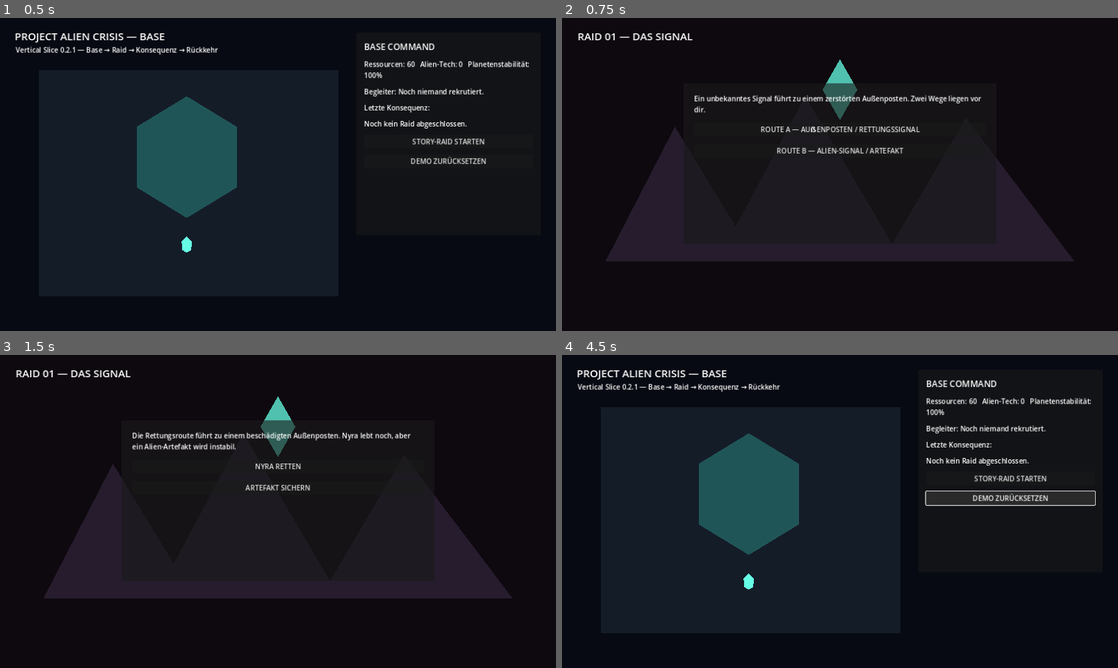
Above: before the commit, frames 1-4 (two rows, left to right).
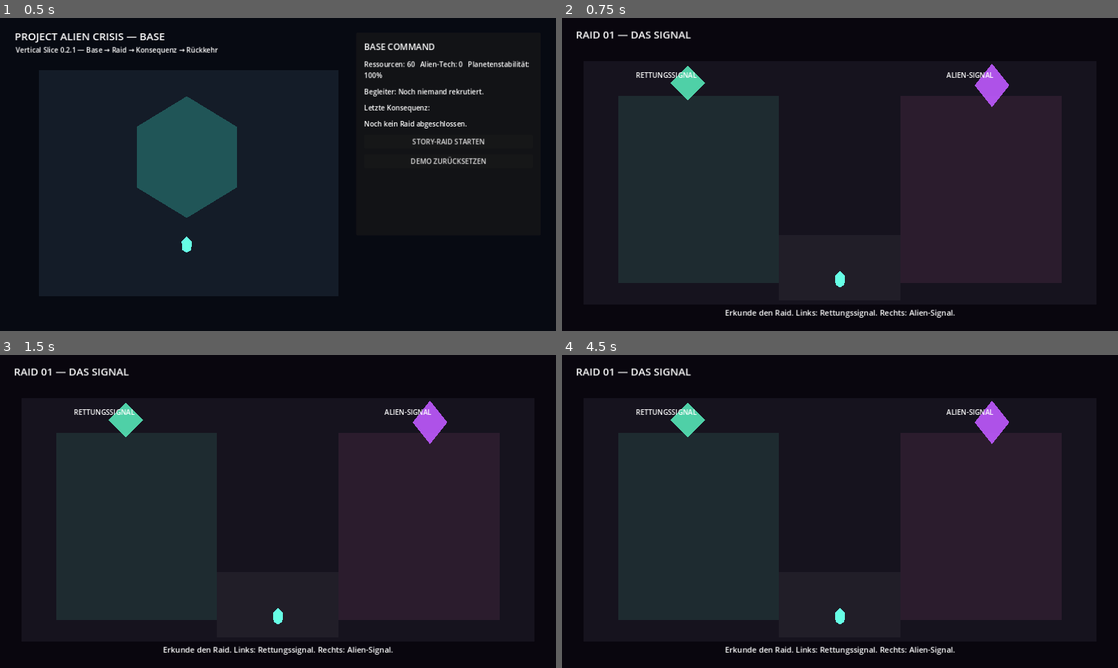
Above: after the commit, the same moments.

Repository: mihnenfeld/Project-Alien-Crisis
Game: Godot game, scene res://scenes/base.tscn
The game is run twice, just before and just after one commit, with the same random seed, the same clock (stepped at 60 frames per second) and the same inputs.
Inputs (mouse positions are in pixels of both pictures, inside the frame that each line leads up to):
- Up to frame 1 (0.5 s): no input
- Up to frame 2 (0.75 s): click "STORY-RAID STARTEN" at 0.5 s
- Up to frame 3 (1.5 s): click (278, 467) at 1.25 s, where only the run before the commit has a clickable "ROUTE A — AUẞENPOSTEN / RETTU…"
- Up to frame 4 (4.5 s): click (840, 467) at 2 s, where only the run before the commit has a clickable "NYRA RETTEN"; click (840, 467) at 2.75 s, where only the run before the commit has a clickable "ZURÜCK ZUR BASIS"; click (1012, 502) at 3.5 s, where only the run before the commit has a clickable "STORY-RAID STARTEN"; click (1012, 508) at 4.25 s, where only the run before the commit has a clickable "DEMO ZURÜCKSETZEN"

Frame 1 is identical in both runs. In frame 2, 21% of the frame differs, in the area x 2-90%, y 4-96%; in frame 3, 20%; in frame 4, 24%, in the area x 2-96%, y 4-96%.

Commit message:
v0.3 Walkable Raid (#2)
* feat: make raid route choice spatial

* feat: add walkable two-route raid map

* docs: add v0.3 test flow

* docs: mark walkable raid implementation

Diff:
--- a/scenes/raid.tscn
+++ b/scenes/raid.tscn
@@ -1,6 +1,22 @@
-[gd_scene load_steps=2 format=3]
+[gd_scene load_steps=8 format=3]
 
 [ext_resource type="Script" path="res://scripts/raid.gd" id="1"]
+[ext_resource type="PackedScene" path="res://scenes/player.tscn" id="2"]
+
+[sub_resource type="RectangleShape2D" id="RouteWall"]
+size = Vector2(80, 330)
+
+[sub_resource type="RectangleShape2D" id="TopWall"]
+size = Vector2(1180, 30)
+
+[sub_resource type="RectangleShape2D" id="SideWall"]
+size = Vector2(30, 560)
+
+[sub_resource type="RectangleShape2D" id="RescueShape"]
+size = Vector2(180, 120)
+
+[sub_resource type="RectangleShape2D" id="ArtifactShape"]
+size = Vector2(180, 120)
 
 [node name="Raid" type="Node2D"]
 script = ExtResource("1")
@@ -8,92 +24,111 @@
 [node name="Background" type="ColorRect" parent="."]
 offset_right = 1280.0
 offset_bottom = 720.0
-color = Color(0.055, 0.035, 0.06, 1)
+color = Color(0.035, 0.025, 0.055, 1)
+mouse_filter = 2
 
-[node name="Ruins" type="Polygon2D" parent="."]
-polygon = PackedVector2Array(100, 560, 260, 250, 400, 480, 560, 180, 760, 520, 930, 230, 1180, 560)
-color = Color(0.15, 0.11, 0.18, 1)
+[node name="Floor" type="Polygon2D" parent="."]
+polygon = PackedVector2Array(50, 100, 1230, 100, 1230, 660, 50, 660)
+color = Color(0.09, 0.075, 0.12, 1)
 
-[node name="Signal" type="Polygon2D" parent="."]
-polygon = PackedVector2Array(600, 165, 640, 95, 680, 165, 640, 235)
-color = Color(0.4, 1, 0.9, 0.75)
+[node name="LeftPath" type="Polygon2D" parent="."]
+polygon = PackedVector2Array(130, 180, 500, 180, 500, 610, 130, 610)
+color = Color(0.12, 0.17, 0.19, 1)
+
+[node name="RightPath" type="Polygon2D" parent="."]
+polygon = PackedVector2Array(780, 180, 1150, 180, 1150, 610, 780, 610)
+color = Color(0.17, 0.11, 0.18, 1)
+
+[node name="Fork" type="Polygon2D" parent="."]
+polygon = PackedVector2Array(500, 500, 780, 500, 780, 650, 500, 650)
+color = Color(0.13, 0.12, 0.16, 1)
+
+[node name="Divider" type="StaticBody2D" parent="."]
+position = Vector2(640, 330)
+
+[node name="CollisionShape2D" type="CollisionShape2D" parent="Divider"]
+shape = SubResource("RouteWall")
+
+[node name="TopBoundary" type="StaticBody2D" parent="."]
+position = Vector2(640, 95)
+
+[node name="CollisionShape2D" type="CollisionShape2D" parent="TopBoundary"]
+shape = SubResource("TopWall")
+
+[node name="LeftBoundary" type="StaticBody2D" parent="."]
+position = Vector2(45, 380)
+
+[node name="CollisionShape2D" type="CollisionShape2D" parent="LeftBoundary"]
+shape = SubResource("SideWall")
+
+[node name="RightBoundary" type="StaticBody2D" parent="."]
+position = Vector2(1235, 380)
+
+[node name="CollisionShape2D" type="CollisionShape2D" parent="RightBoundary"]
+shape = SubResource("SideWall")
+
+[node name="RescueBeacon" type="Polygon2D" parent="."]
+polygon = PackedVector2Array(250, 150, 290, 110, 330, 150, 290, 190)
+color = Color(0.35, 0.95, 0.75, 0.85)
+
+[node name="Artifact" type="Polygon2D" parent="."]
+polygon = PackedVector2Array(950, 155, 990, 105, 1030, 155, 990, 205)
+color = Color(0.75, 0.35, 1, 0.9)
+
+[node name="RescueZone" type="Area2D" parent="."]
+position = Vector2(290, 205)
+
+[node name="CollisionShape2D" type="CollisionShape2D" parent="RescueZone"]
+shape = SubResource("RescueShape")
+
+[node name="ArtifactZone" type="Area2D" parent="."]
+position = Vector2(990, 205)
+
+[node name="CollisionShape2D" type="CollisionShape2D" parent="ArtifactZone"]
+shape = SubResource("ArtifactShape")
+
+[node name="Player" parent="." instance=ExtResource("2")]
+position = Vector2(640, 600)
 
 [node name="CanvasLayer" type="CanvasLayer" parent="."]
 
 [node name="Title" type="Label" parent="CanvasLayer"]
-offset_left = 36.0
-offset_top = 24.0
-offset_right = 620.0
-offset_bottom = 58.0
+offset_left = 32.0
+offset_top = 20.0
+offset_right = 600.0
+offset_bottom = 52.0
 text = "RAID 01 — DAS SIGNAL"
 theme_override_font_sizes/font_size = 24
 
-[node name="IntroPanel" type="PanelContainer" parent="CanvasLayer"]
-offset_left = 280.0
-offset_top = 150.0
-offset_right = 1000.0
-offset_bottom = 520.0
+[node name="RouteHintLeft" type="Label" parent="CanvasLayer"]
+offset_left = 170.0
+offset_top = 120.0
+offset_right = 430.0
+offset_bottom = 150.0
+text = "RETTUNGSSIGNAL"
 
-[node name="Margin" type="MarginContainer" parent="CanvasLayer/IntroPanel"]
-layout_mode = 2
-theme_override_constants/margin_left = 24
-theme_override_constants/margin_top = 24
-theme_override_constants/margin_right = 24
-theme_override_constants/margin_bottom = 24
+[node name="RouteHintRight" type="Label" parent="CanvasLayer"]
+offset_left = 885.0
+offset_top = 120.0
+offset_right = 1110.0
+offset_bottom = 150.0
+text = "ALIEN-SIGNAL"
 
-[node name="VBox" type="VBoxContainer" parent="CanvasLayer/IntroPanel/Margin"]
-layout_mode = 2
-theme_override_constants/separation = 18
-
-[node name="IntroText" type="Label" parent="CanvasLayer/IntroPanel/Margin/VBox"]
-layout_mode = 2
-text = "Ein unbekanntes Signal führt zu einem zerstörten Außenposten. Zwei Wege liegen vor dir."
-autowrap_mode = 2
-
-[node name="RouteA" type="Button" parent="CanvasLayer/IntroPanel/Margin/VBox"]
-layout_mode = 2
-text = "ROUTE A — AUẞENPOSTEN / RETTUNGSSIGNAL"
-
-[node name="RouteB" type="Button" parent="CanvasLayer/IntroPanel/Margin/VBox"]
-layout_mode = 2
-text = "ROUTE B — ALIEN-SIGNAL / ARTEFAKT"
-
-[node name="ChoicePanel" type="PanelContainer" parent="CanvasLayer"]
-visible = false
-offset_left = 280.0
-offset_top = 150.0
-offset_right = 1000.0
-offset_bottom = 520.0
-
-[node name="Margin" type="MarginContainer" parent="CanvasLayer/ChoicePanel"]
-layout_mode = 2
-theme_override_constants/margin_left = 24
-theme_override_constants/margin_top = 24
-theme_override_constants/margin_right = 24
-theme_override_constants/margin_bottom = 24
-
-[node name="VBox" type="VBoxContainer" parent="CanvasLayer/ChoicePanel/Margin"]
-layout_mode = 2
-theme_override_constants/separation = 18
-
-[node name="ChoiceText" type="Label" parent="CanvasLayer/ChoicePanel/Margin/VBox"]
-layout_mode = 2
-autowrap_mode = 2
-
-[node name="Rescue" type="Button" parent="CanvasLayer/ChoicePanel/Margin/VBox"]
-layout_mode = 2
-text = "NYRA RETTEN"
-
-[node name="Artifact" type="Button" parent="CanvasLayer/ChoicePanel/Margin/VBox"]
-layout_mode = 2
-text = "ARTEFAKT SICHERN"
+[node name="Prompt" type="Label" parent="CanvasLayer"]
+offset_left = 300.0
+offset_top = 665.0
+offset_right = 980.0
+offset_bottom = 700.0
+text = "Erkunde den Raid."
+horizontal_alignment = 1
+theme_override_font_sizes/font_size = 18
 
 [node name="ResultPanel" type="PanelContainer" parent="CanvasLayer"]
 visible = false
-offset_left = 280.0
-offset_top = 150.0
-offset_right = 1000.0
-offset_bottom = 520.0
+offset_left = 300.0
+offset_top = 200.0
+offset_right = 980.0
+offset_bottom = 480.0
 
 [node name="Margin" type="MarginContainer" parent="CanvasLayer/ResultPanel"]
 layout_mode = 2
--- a/scripts/raid.gd
+++ b/scripts/raid.gd
@@ -1,37 +1,51 @@
 extends Node2D
 
-@onready var intro_panel: PanelContainer = $CanvasLayer/IntroPanel
-@onready var choice_panel: PanelContainer = $CanvasLayer/ChoicePanel
+@onready var player: CharacterBody2D = $Player
+@onready var prompt_label: Label = $CanvasLayer/Prompt
 @onready var result_panel: PanelContainer = $CanvasLayer/ResultPanel
 @onready var result_text: Label = $CanvasLayer/ResultPanel/Margin/VBox/ResultText
+@onready var return_button: Button = $CanvasLayer/ResultPanel/Margin/VBox/ReturnButton
+@onready var rescue_zone: Area2D = $RescueZone
+@onready var artifact_zone: Area2D = $ArtifactZone
 
-@onready var route_a_button: Button = $CanvasLayer/IntroPanel/Margin/VBox/RouteA
-@onready var route_b_button: Button = $CanvasLayer/IntroPanel/Margin/VBox/RouteB
-@onready var rescue_button: Button = $CanvasLayer/ChoicePanel/Margin/VBox/Rescue
-@onready var artifact_button: Button = $CanvasLayer/ChoicePanel/Margin/VBox/Artifact
-@onready var return_button: Button = $CanvasLayer/ResultPanel/Margin/VBox/ReturnButton
-
-var route: String = ""
+var nearby_route: String = ""
+var resolved := false
 
 func _ready() -> void:
-    route_a_button.pressed.connect(func(): _select_route("rescue"))
-    route_b_button.pressed.connect(func(): _select_route("artifact"))
-    rescue_button.pressed.connect(_rescue_nyra)
-    artifact_button.pressed.connect(_take_artifact)
+    rescue_zone.body_entered.connect(func(body): _on_zone_entered(body, "rescue"))
+    rescue_zone.body_exited.connect(func(body): _on_zone_exited(body, "rescue"))
+    artifact_zone.body_entered.connect(func(body): _on_zone_entered(body, "artifact"))
+    artifact_zone.body_exited.connect(func(body): _on_zone_exited(body, "artifact"))
     return_button.pressed.connect(_return_to_base)
+    prompt_label.text = "Erkunde den Raid. Links: Rettungssignal. Rechts: Alien-Signal."
 
-func _select_route(selected: String) -> void:
-    route = selected
-    intro_panel.visible = false
-    choice_panel.visible = true
+func _process(_delta: float) -> void:
+    if resolved:
+        return
+    if nearby_route != "" and Input.is_action_just_pressed("interact"):
+        if nearby_route == "rescue":
+            _rescue_nyra()
+        elif nearby_route == "artifact":
+            _take_artifact()
 
-    var text_node: Label = $CanvasLayer/ChoicePanel/Margin/VBox/ChoiceText
-    if route == "rescue":
-        text_node.text = "Die Rettungsroute führt zu einem beschädigten Außenposten. Nyra lebt noch, aber ein Alien-Artefakt wird instabil."
+func _on_zone_entered(body: Node, route_name: String) -> void:
+    if body != player or resolved:
+        return
+    nearby_route = route_name
+    if route_name == "rescue":
+        prompt_label.text = "Nyra lebt noch. Drücke E, um sie zu retten."
     else:
-        text_node.text = "Die Artefaktroute führt direkt zur Quelle des Signals. Du kannst die Technologie bergen, aber Nyra wird abgeschnitten."
+        prompt_label.text = "Das Artefakt ist instabil. Drücke E, um es zu sichern."
+
+func _on_zone_exited(body: Node, route_name: String) -> void:
+    if body != player or resolved:
+        return
+    if nearby_route == route_name:
+        nearby_route = ""
+        prompt_label.text = "Erkunde den Raid. Links: Rettungssignal. Rechts: Alien-Signal."
 
 func _rescue_nyra() -> void:
+    resolved = true
     GameState.add_companion("Nyra")
     GameState.set_flag("nyra_rescued")
     GameState.set_flag("raid_1_complete")
@@ -40,6 +54,7 @@
     _show_result(GameState.last_raid_summary)
 
 func _take_artifact() -> void:
+    resolved = true
     GameState.set_flag("nyra_dead")
     GameState.set_flag("artifact_secured")
     GameState.set_flag("raid_1_complete")
@@ -50,9 +65,11 @@
     _show_result(GameState.last_raid_summary)
 
 func _show_result(text: String) -> void:
-    choice_panel.visible = false
+    nearby_route = ""
+    prompt_label.visible = false
+    player.set_physics_process(false)
+    result_text.text = text
     result_panel.visible = true
-    result_text.text = text
 
 func _return_to_base() -> void:
     get_tree().change_scene_to_file("res://scenes/base.tscn")
Not shown, changed: README.md
Not shown, changed: docs/ROADMAP.md
